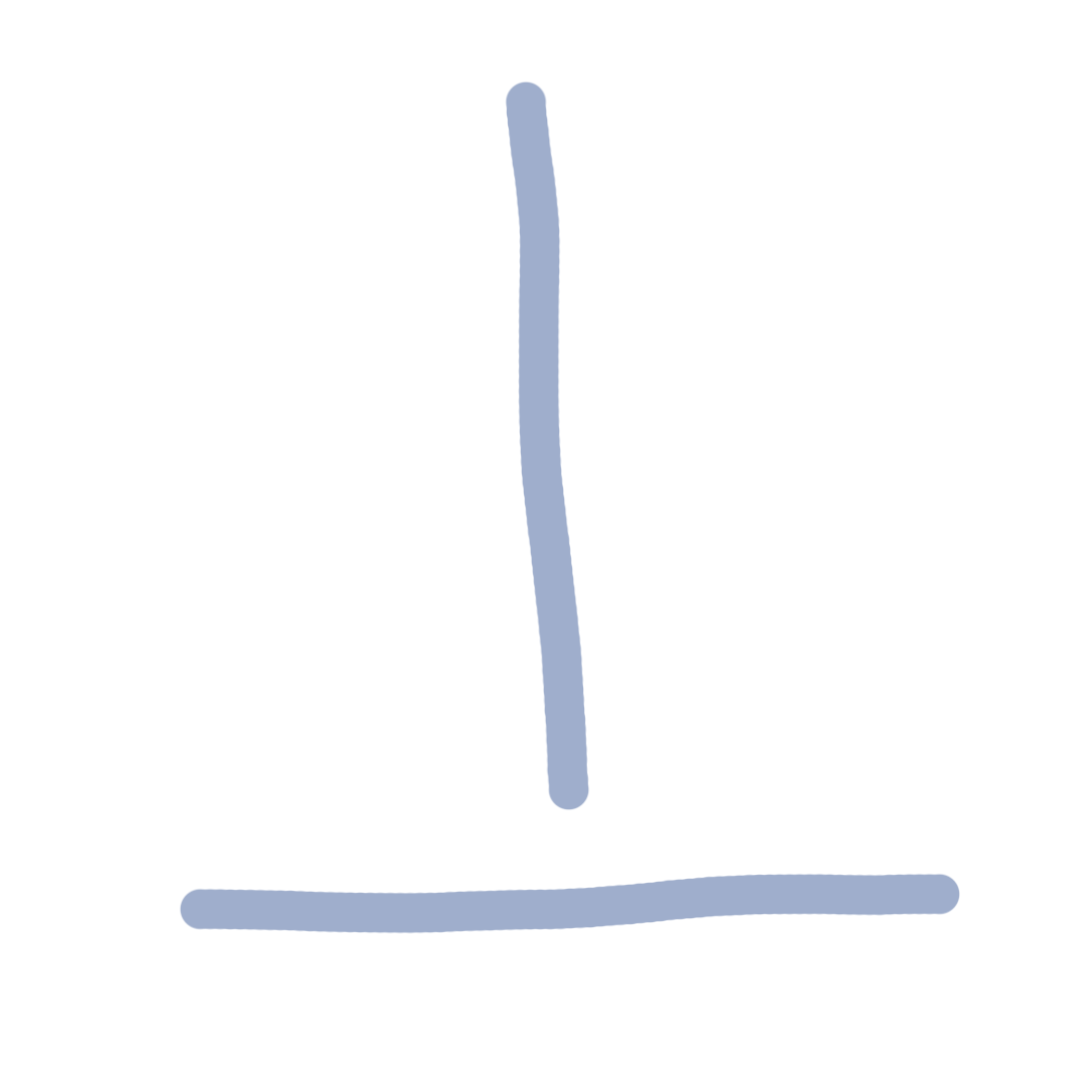
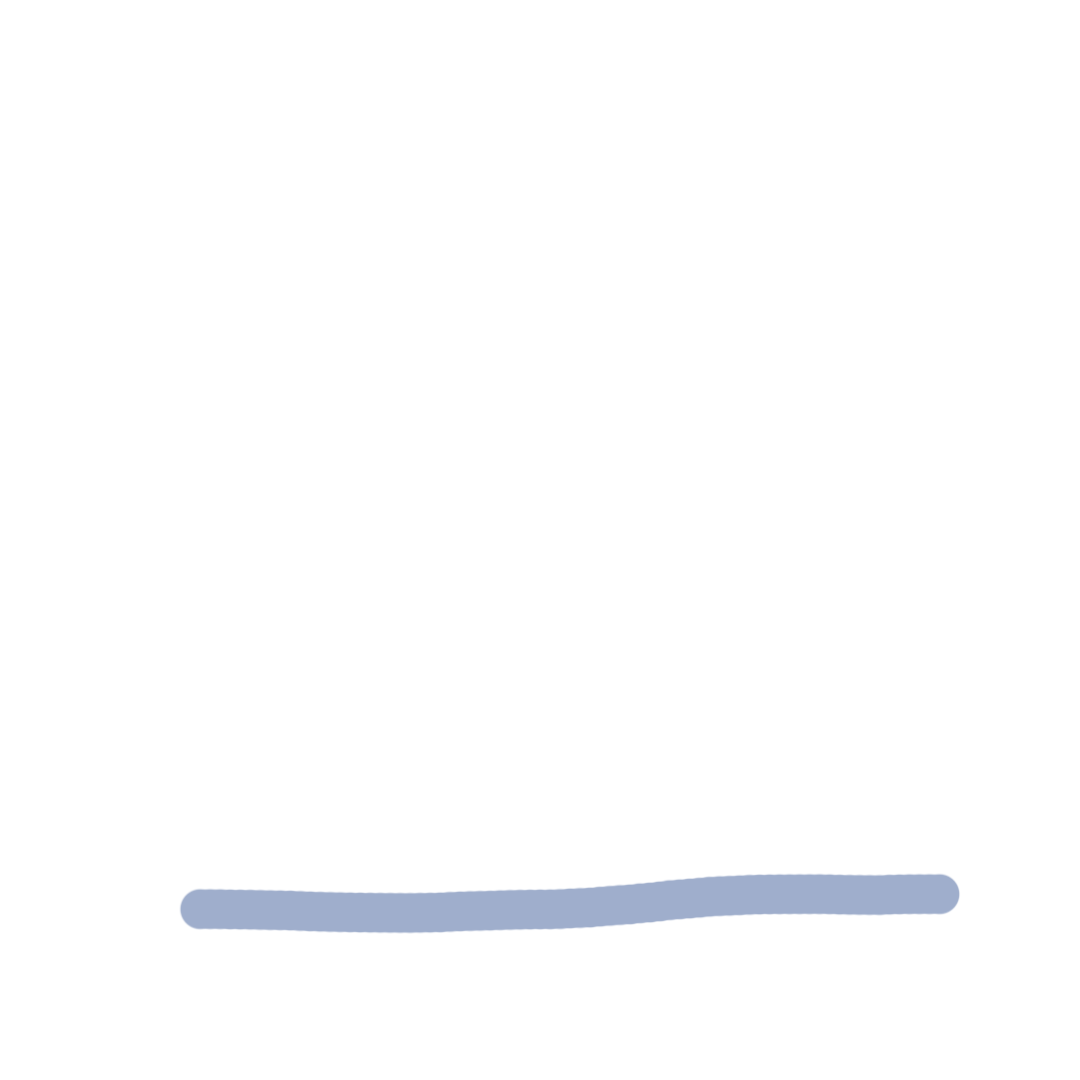
Layered file, before and after one edit (1080 × 1080). Changes by layer:
painted on "Layer 2" over (505, 81, 590, 811)
